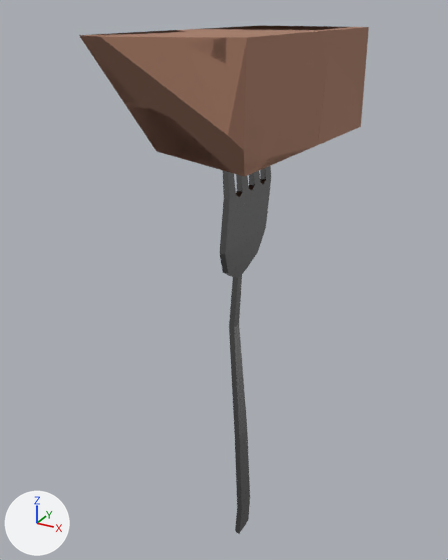
One commit to the glTF model VRRage-VR/assets/models/birthday/hammer_kaputt.glb: the scene before it, then after it.
Both versions are drawn from a 50 mm camera at (0.085, -0.149, 0.019) aimed at (-0.011, 0.026, -0.068). The axes (+X, +Y, +Z) are drawn at lower left. The lights are the same throughout. Where no turn or scale is listed for an object, it has been applied to the vertices.

The first picture shows 'Cube_cell.031', 'Cube_cell.031_cell.001', 'Cube_cell.031_cell.002', 'Cube_cell.031_cell.006', 'Cube_cell.031_cell.007', 'Cube_cell.031_cell.008', 'Gabel', 'Gabel.001'.
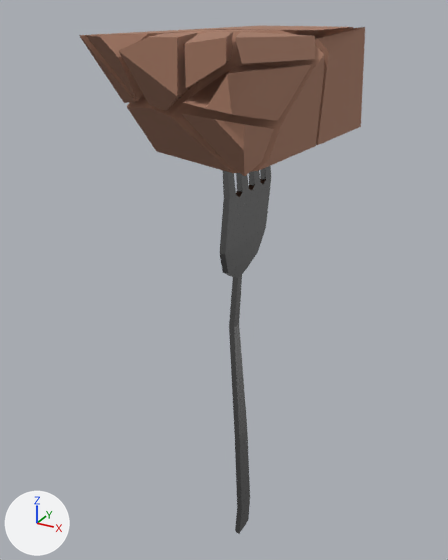
What changed in the scene script:
```text
Remove ob_cube_cell_031:
    ob_cube_cell_031 = bpy.data.objects.new('Cube_cell.031', me_cube_cell_018)
    ob_cube_cell_031.location = (0.0, 0.0, 0.0)
```

Boxes [x1, y1, x2, y2] around the edits, measured in the pictures (448 x 560 px):
'Cube_cell.031', deleted (brown)
    before: [79, 26, 369, 177]
'Cube_cell.031_cell.001', unchanged, uncovered by the edit
    before: [270, 65, 311, 121]
    after: [183, 65, 311, 121]
'Cube_cell.031_cell.007', unchanged, uncovered by the edit
    before: [244, 125, 265, 176]
    after: [182, 114, 274, 177]
'Cube_cell.031_cell.004', unchanged, uncovered by the edit
    after: [235, 32, 315, 64]
'Cube_cell.031_cell', unchanged, uncovered by the edit
    before: [185, 32, 232, 62]
    after: [185, 32, 233, 88]
